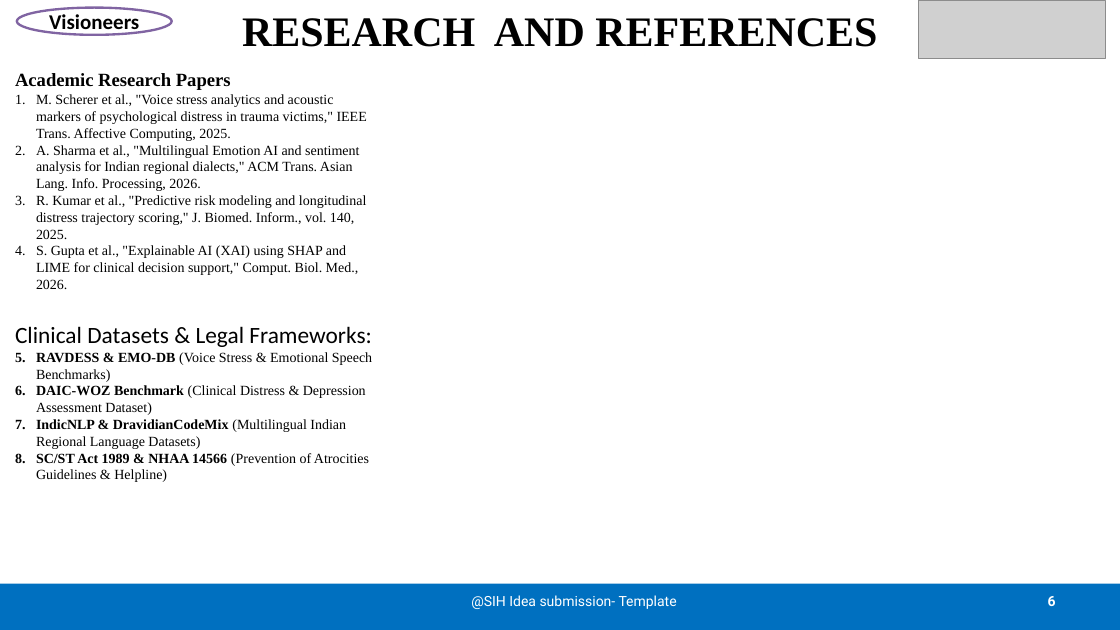
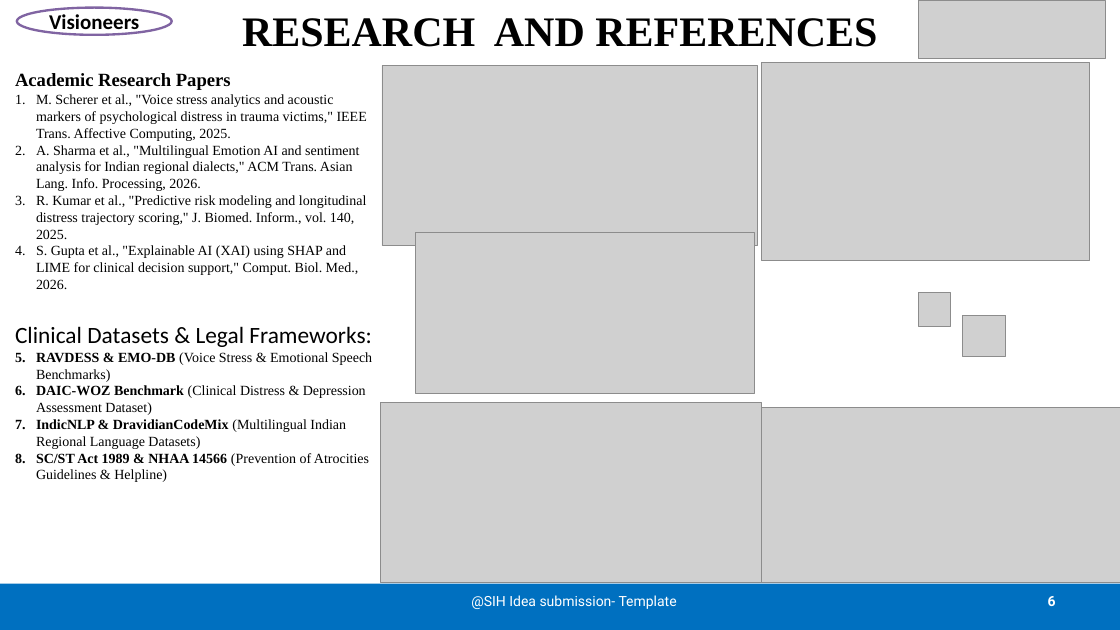
Before and after one commit to kartikaborse/ManoRakshak, a slide deck: slide 6 of Visioneers-SIH-2026.pptx. Drawn at 1120x630 pixels with LibreOffice and Linux fonts; fonts in the diff are those of the drawing; grey boxes stand for pictures; background and template pictures are left out. Boxes give left, top, right and bottom in pixels: in the first picture for what was removed or moved away, otherwise in the second. Text is boxed around its words. In the diff, an @@ line names an element or a change of style, - is before the commit and + after.

```diff
--- a/Visioneers-SIH-2026.pptx
+++ b/Visioneers-SIH-2026.pptx
@@ picture added at box(382, 66, 758, 245) @@
@@ picture added at box(761, 62, 1090, 260) @@
@@ picture added at box(416, 233, 755, 393) @@
@@ picture added at box(919, 292, 951, 326) @@
@@ picture added at box(963, 315, 1006, 356) @@
@@ picture added at box(381, 402, 761, 582) @@
@@ picture added at box(755, 408, 1120, 582) @@
```
Also in this commit, not shown: 3 other slides changed, 3 other files.
